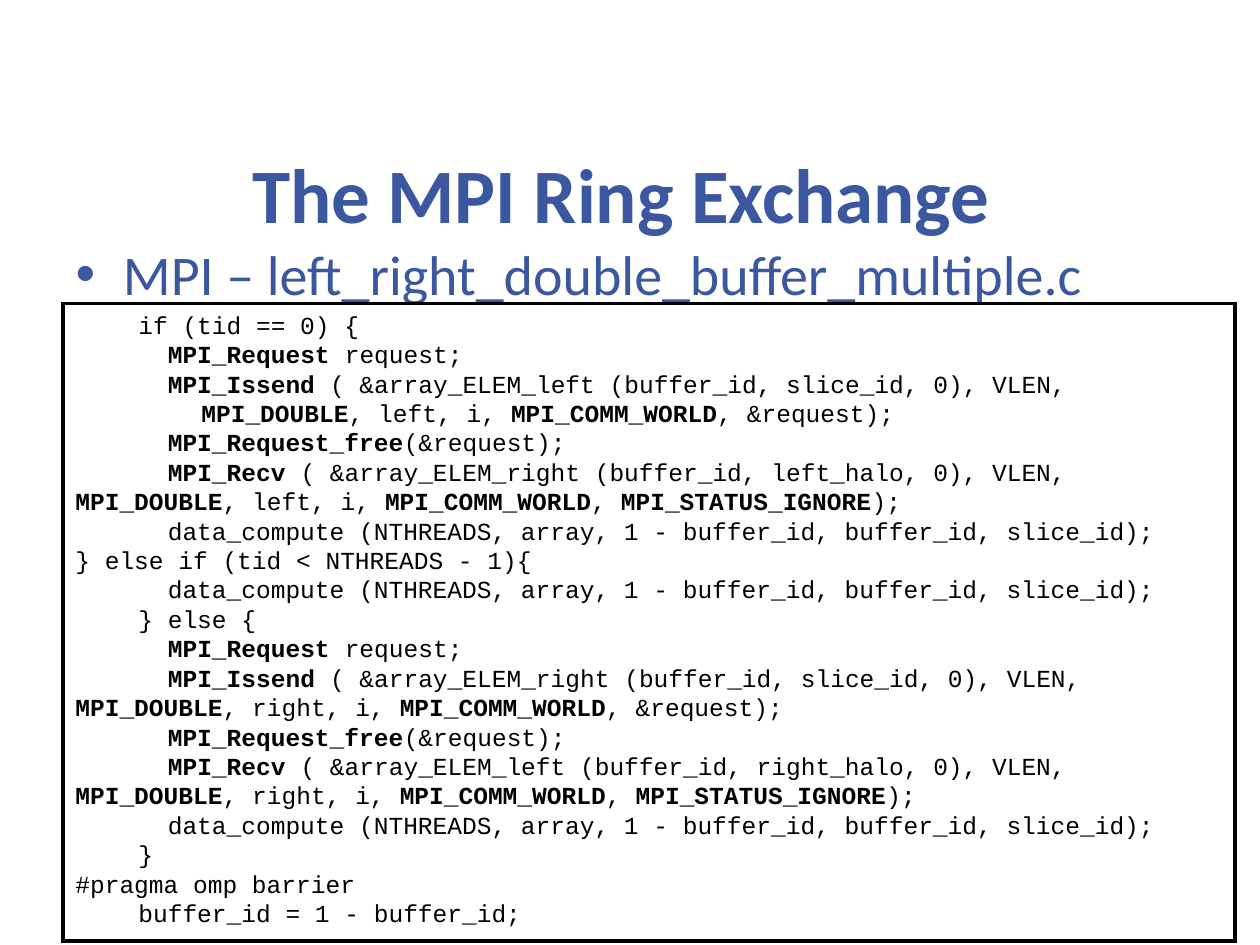
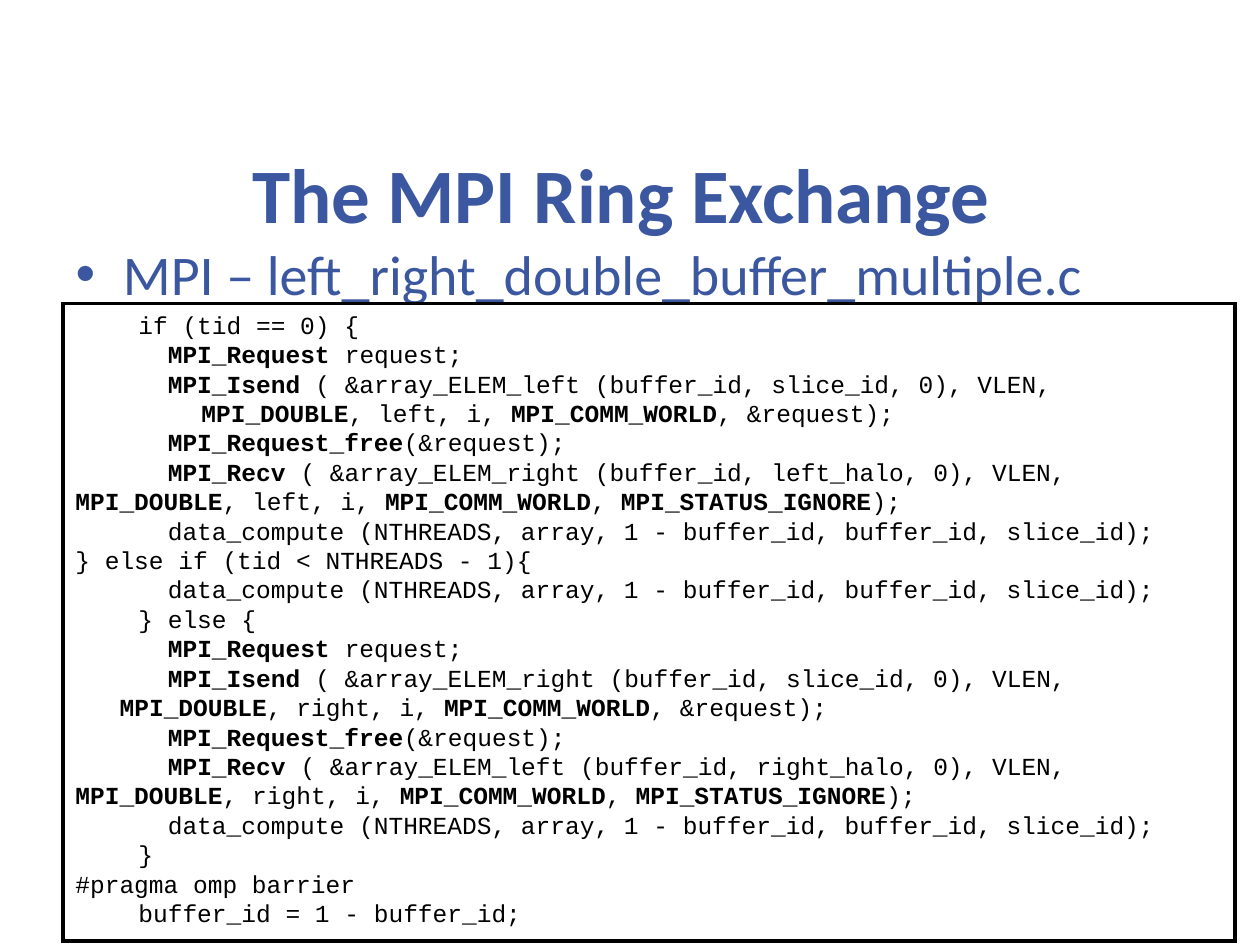
Before and after one commit to cc-hpc-itwm/GPI-2, a slide deck: slide 63 of tutorial/slides/gaspi_tutorial.pptx. Drawn at 1260x945 pixels with LibreOffice and Linux fonts; fonts in the diff are those of the drawing; background and template pictures are left out. Boxes give left, top, right and bottom in pixels: in the first picture for what was removed or moved away, otherwise in the second. Text is boxed around its words. In the diff, an @@ line names an element or a change of style, - is before the commit and + after.

```diff
--- a/tutorial/slides/gaspi_tutorial.pptx
+++ b/tutorial/slides/gaspi_tutorial.pptx
@@ text in rectangle at (168,375,1051,398): text changed @@
-MPI_Issend ( &array_ELEM_left (buffer_id, slice_id, 0), VLEN,
+MPI_Isend ( &array_ELEM_left (buffer_id, slice_id, 0), VLEN,
@@ text in rectangle at (120,669,1066,721): text changed @@
-MPI_Issend ( &array_ELEM_right (buffer_id, slice_id, 0), VLEN, MPI_DOUBLE, right, i, MPI_COMM_WORLD, &request);
+MPI_Isend ( &array_ELEM_right (buffer_id, slice_id, 0), VLEN, MPI_DOUBLE, right, i, MPI_COMM_WORLD, &request);
```
Also in this commit, not shown: 15 other slides changed, 11 other files.
